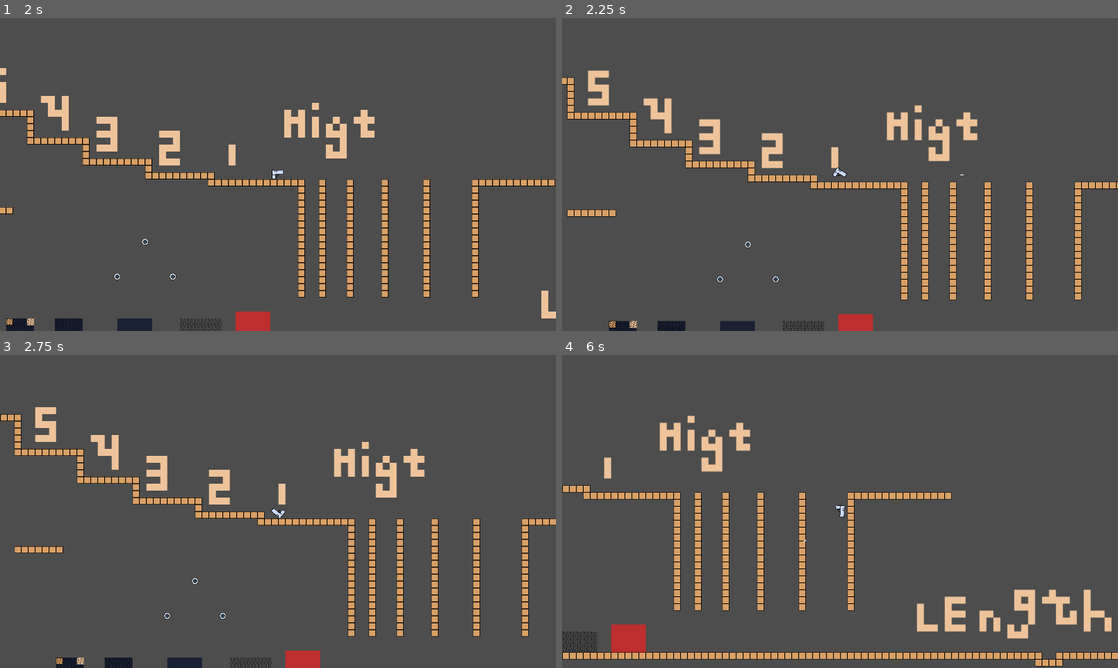
Above: before the commit, frames 1-4 (two rows, left to right).
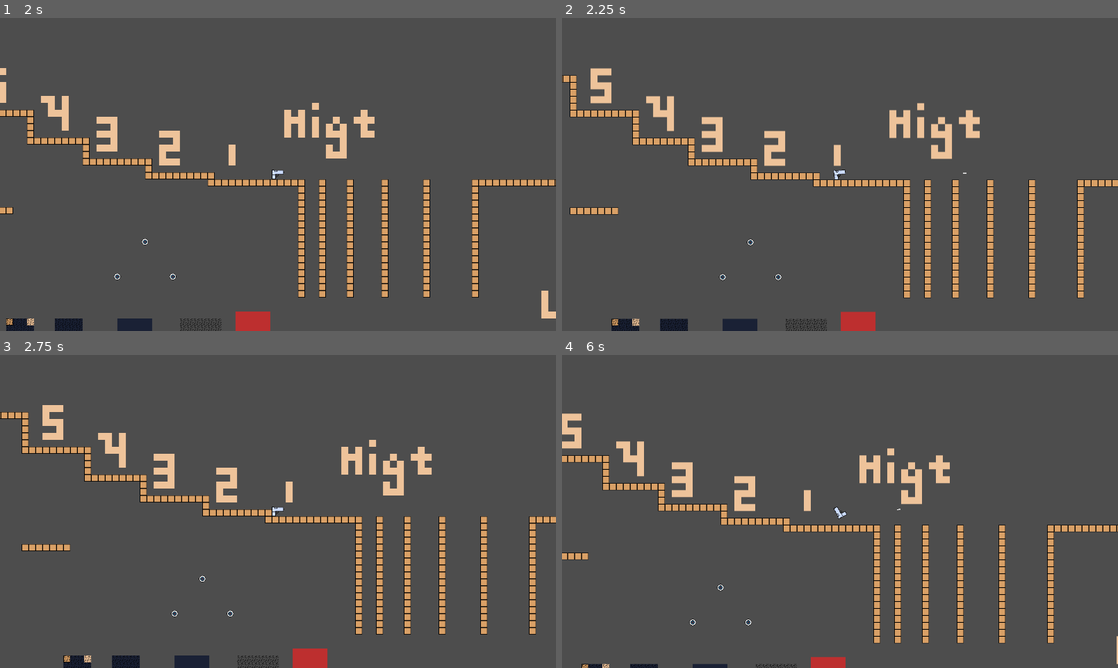
Above: after the commit, the same moments.

Repository: GamesFromANobody/JumpGun
Game: Godot game, scene res://Scenes/UI/main_menu.tscn
Two runs of this game, one before a commit and one after it. Both use one fixed random seed, a clock stepped at 60 frames per second and the inputs below.
Inputs (mouse positions are in pixels of both pictures, inside the frame that each line leads up to):
- Up to frame 1 (2 s): click "Level Select" at 0.5 s; click "Testing" at 1.25 s
- Up to frame 2 (2.25 s): tap Enter at 2 s; move the mouse to (962, 158) at 2.02 s; hold D (rotateRight) from 2.03 s (still down); hold Right mouse button (aimSlowdown) from 2.03 s (still down)
- Up to frame 3 (2.75 s): keep holding D (rotateRight); keep holding Right mouse button (aimSlowdown)
- Up to frame 4 (6 s): move the mouse to (728, 527) at 2.77 s; release D (rotateRight) at 2.78 s; release Right mouse button (aimSlowdown) at 2.78 s; hold A (rotateLeft) 2.78-3.53 s; right-click (728, 527) at 2.85 s; move the mouse to (895, 442) at 3.52 s; hold Right mouse button (aimSlowdown) 3.53-4.28 s; hold D (rotateRight) 3.53-5.03 s; click (895, 442) at 3.6 s; move the mouse to (812, 574) at 4.27 s; right-click (812, 574) at 4.35 s; move the mouse to (1006, 558) at 5.02 s; hold Right mouse button (aimSlowdown) 5.03-5.78 s; hold A (rotateLeft) from 5.03 s (still down); move the mouse to (673, 464) at 5.77 s; click (673, 464) at 5.85 s

Frame 1 is identical in both runs. In frame 2, 7.5% of the frame differs, in the area x 0-100%, y 16-100%; in frame 3, 12%; in frame 4, 17%, in the area x 0-100%, y 18-100%.

Commit message:
aim at mouse cursor!
abused the "aimSlowdown" action for aiming with mouse... don't leave it this way, just try it out.

Diff:
--- a/jumpgun/Scripts/player.gd
+++ b/jumpgun/Scripts/player.gd
@@ -12,7 +12,6 @@
 
 @export var knockback : float = 1.0
 @export var player_rotation : float = 1.0
-#@export var bullet_scene : PackedScene
 
 var bullet_scene = preload("res://Scenes/bullet.tscn")
 
@@ -20,14 +19,21 @@
 var torque = 20000
 
 func _integrate_forces(state):
+	# I'm abusing the aimSlowdown for a sec, don't leave it this way.
+	if (Input.is_action_pressed("aimSlowdown")):
+		# Mouselook
+		set_angular_velocity((get_angle_to(get_global_mouse_position())) * -((get_angle_to(get_global_mouse_position())) -3.14) * 5)
+	else:
+		# Keyboard-based rotations
+		var rotation_dir = 0
 
-	var rotation_dir = 0
-	#handle rotations
-	if Input.is_action_pressed("rotateLeft"):
-		rotation_dir -= 1
+		if Input.is_action_pressed("rotateLeft"):
+			rotation_dir -= 1
 
-	if Input.is_action_pressed("rotateRight"):
-		rotation_dir += 1
+		if Input.is_action_pressed("rotateRight"):
+			rotation_dir += 1
+		state.apply_torque(rotation_dir * torque)
+
 
 	#shoot (force alone for now)
 	if Input.is_action_just_pressed("shoot"):
@@ -35,8 +41,6 @@
 		state.apply_force(recoil.rotated(rotation))
 
 
-	state.apply_torque(rotation_dir * torque)
-
 func shoot():
 	var b = bullet_scene.instantiate()
 	b.transform = $Muzzle.global_transform
